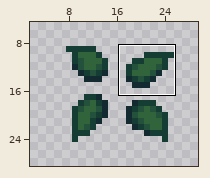
Pixel-art sprite -- src/Art n Music/Fruit Sprites/fruit leaves.png. The first picture is a wide view before the edit; the outline marks the close-up.
Close-up. Before:
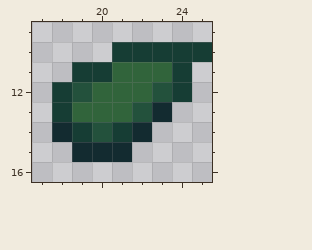
The file is 32x32 pixels. Shown: x 17..25, y 9..16. The wide view leaves out empty margins. The commit also changed other parts of the picture, which this record leaves out.
Once edited:
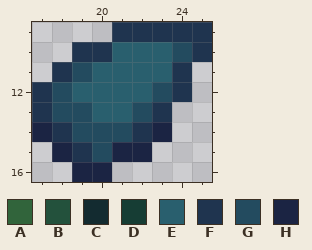
Palette (. is transparent): A #31643b  B #23513c  C #132b30  D #163d34  E #295f6e  F #1f344f  G #234b5f  H #1b2443
Difference:
@@ x 17..25 @@
- 9 .........
-10 ....DDDDD
-11 ..DDAAAD.
-12 .DBAAABD.
-13 .DAAABC..
-14 .CDBDC...
-15 ..CCC....
-16 .........
+ 9 ....FFFFF
+10 ..FFEEEGF
+11 .FGEEEEF.
+12 FGEEEEGF.
+13 FGGEEGF..
+14 HFGGGFH..
+15 .HFGHH...
+16 ..HH.....
